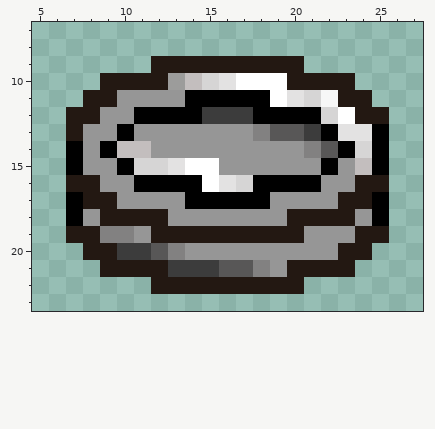
One commit to this pixel-art sprite: Assets/Sprites/silver_coin.png. Above is the file before it was changed.
The file is 32x32 pixels. Pixels under 10% opacity are left out. Colours within 5 levels of each other are drawn and written as one. Shown: x 5..27, y 7..23.
Now the later version:
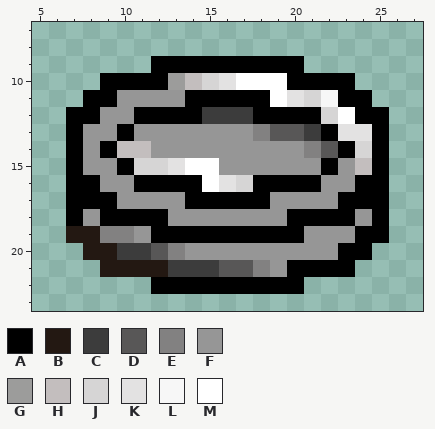
Palette (. is transparent): A #000000  B #231812  C #3c3c3c  D #585757  E #828181  F #969696  G #9c9c9b  H #c3bebe  J #d6d5d5  K #e3e2e2  L #f7f7f7  M #ffffff
The edit:
y 9: x 12..20 BBBBBBBBB -> AAAAAAAAA
y 10: x 9..12 BBBB -> AAAA; x 20..23 BBBB -> AAAA
y 11: x 8..9 BB -> AA; x 23..24 BB -> AA
y 12: x 7..8 BB -> AA; x 24..25 BB -> AA
y 13: x 7 B -> A
y 16: x 7..8 BB -> AA; x 24..25 BB -> AA
y 17: x 8..9 BB -> AA; x 23..24 BB -> AA
y 18: x 9..12 BBBB -> AAAA; x 20..23 BBBB -> AAAA
y 19: x 12..20 BBBBBBBBB -> AAAAAAAAA; x 24..25 BB -> AA
y 20: x 23..24 BB -> AA
y 21: x 20..23 BBBB -> AAAA
y 22: x 12..20 BBBBBBBBB -> AAAAAAAAA
